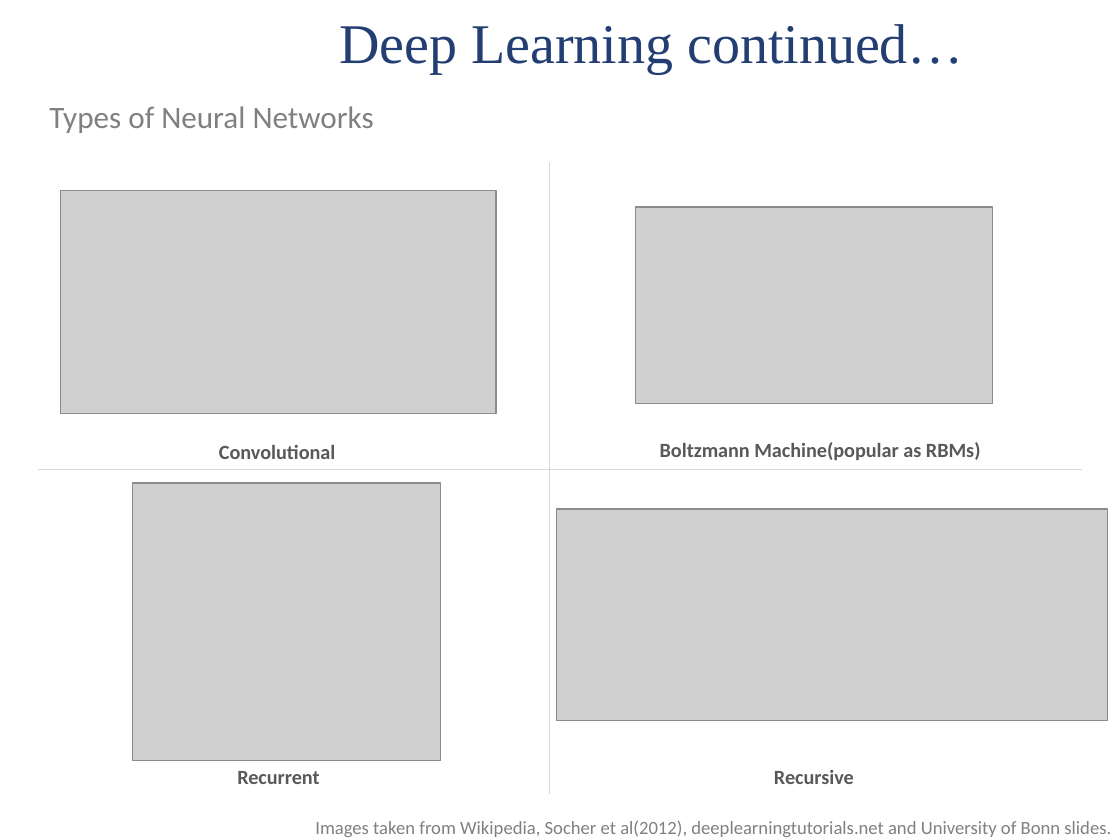
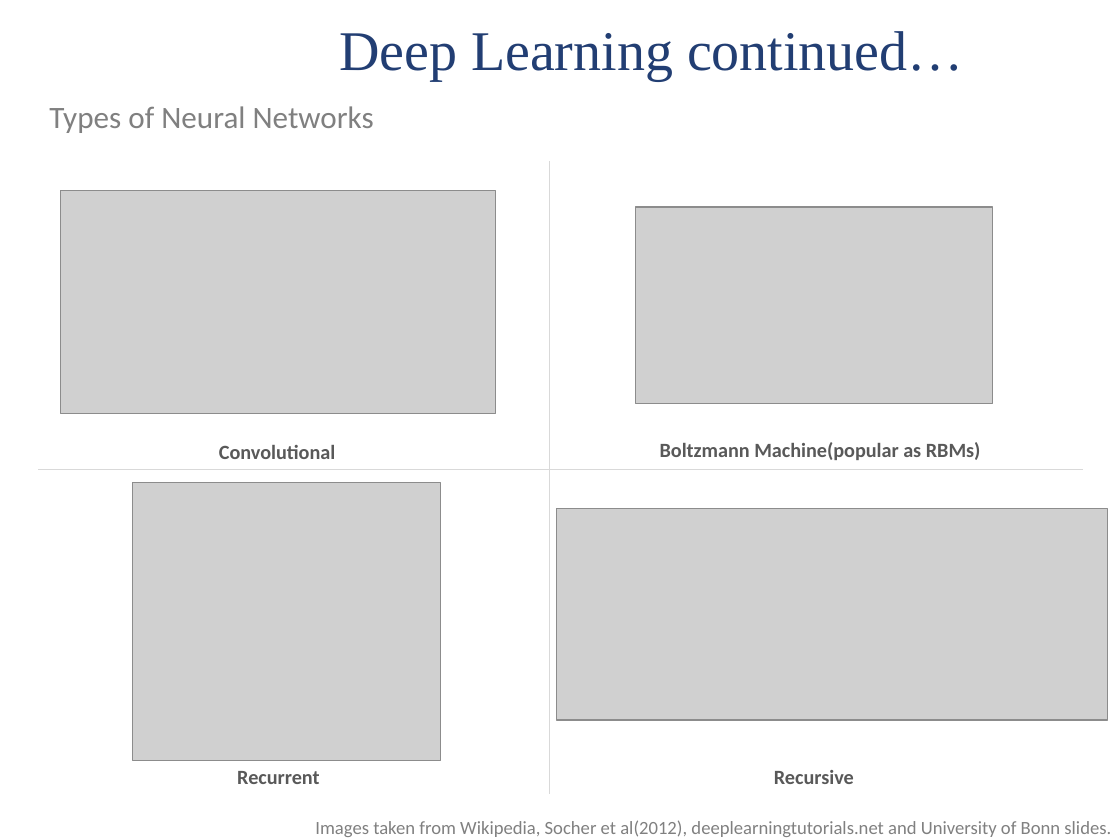
Before and after one commit to ParallelDots/Talks, a slide deck: slide 10 of Fifth_Element_Talk-Muktabh_Mayank.pptx. Drawn at 1120x840 pixels with LibreOffice and Linux fonts; fonts in the diff are those of the drawing; grey boxes stand for pictures; background and template pictures are left out. Boxes give left, top, right and bottom in pixels: in the first picture for what was removed or moved away, otherwise in the second. Text is boxed around its words. In the diff, an @@ line names an element or a change of style, - is before the commit and + after.

```diff
--- a/Fifth_Element_Talk-Muktabh_Mayank.pptx
+++ b/Fifth_Element_Talk-Muktabh_Mayank.pptx
@@ text "Deep Learning continued…" at [339, 31, 964, 81]: line spacing 0.9 to 1 @@
```
Also in this commit, not shown: 12 other slides changed, 1 other file.
